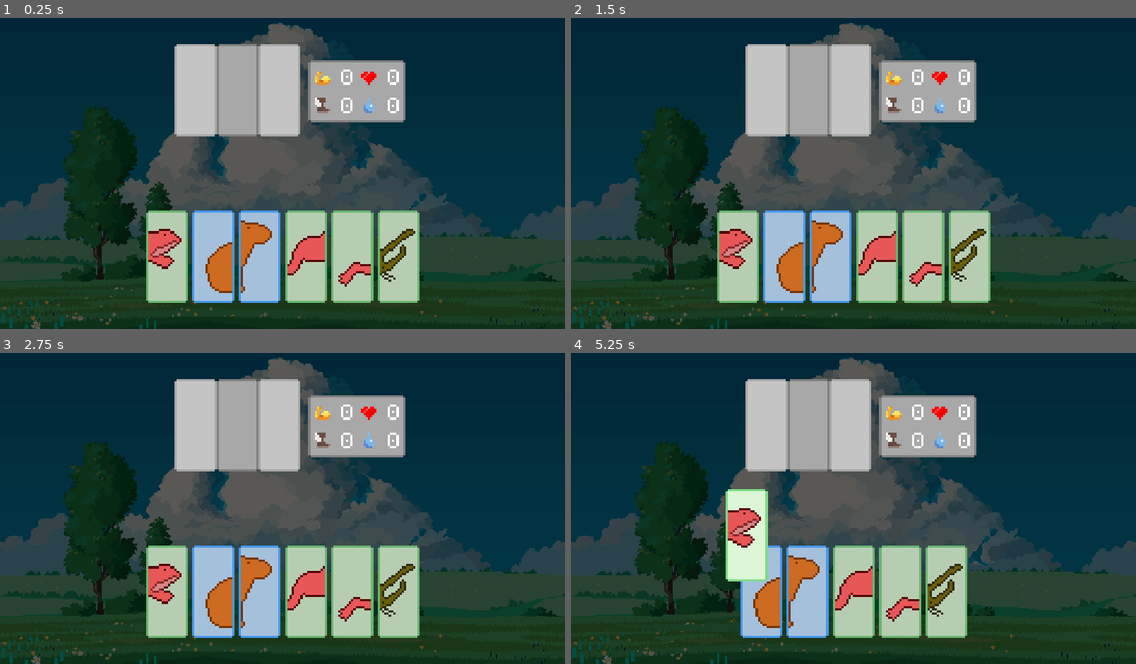
Above: before the commit, frames 1-4 (two rows, left to right).
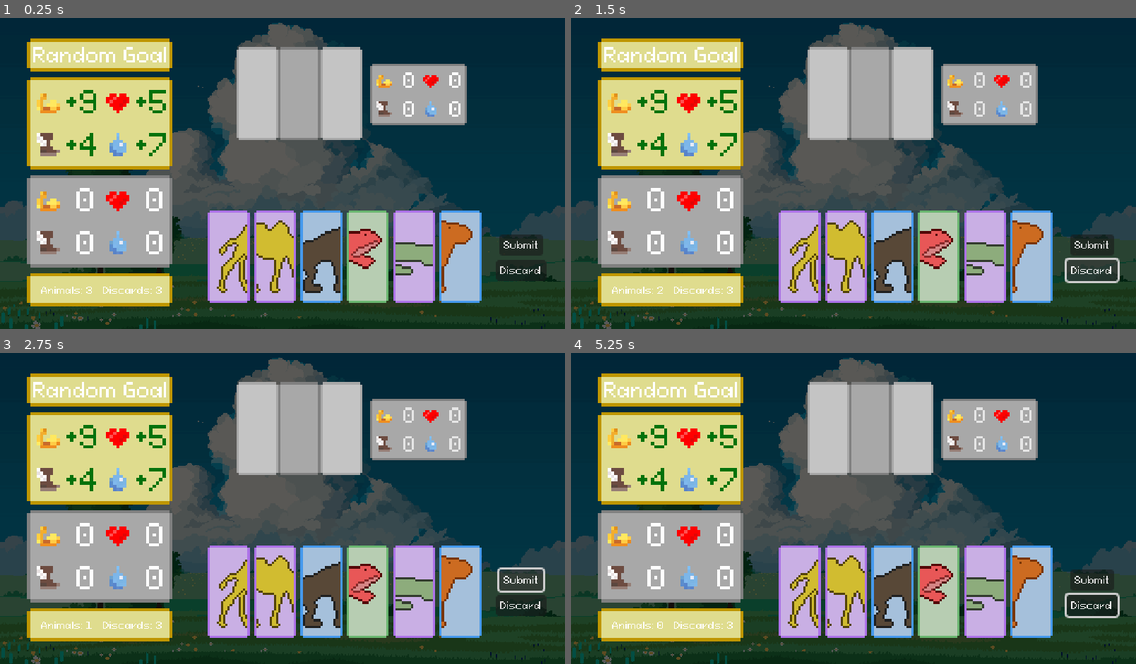
Above: after the commit, the same moments.

Repository: brianyyang/critteria
Game: Godot game, scene res://scenes/challenge/challenge.tscn
Two runs of this game, one before a commit and one after it. Both use one fixed random seed, a clock stepped at 60 frames per second and the inputs below.
Inputs (mouse positions are in pixels of both pictures, inside the frame that each line leads up to):
- Up to frame 1 (0.25 s): no input
- Up to frame 2 (1.5 s): click (1090, 245) at 0.5 s, where only the run after the commit has a clickable "Submit"; click (1090, 269) at 1.25 s, where only the run after the commit has a clickable "Discard"
- Up to frame 3 (2.75 s): click (519, 580) at 2 s, where only the run after the commit has a clickable "Submit"
- Up to frame 4 (5.25 s): click (1090, 604) at 2.75 s, where only the run after the commit has a clickable "Discard"; click (1090, 580) at 3.5 s, where only the run after the commit has a clickable "Submit"; click (1090, 604) at 4.25 s, where only the run after the commit has a clickable "Discard"; tap Enter at 5 s; drag from (734, 592) to (768, 424) at 5.02 s

The runs differ from the first frame. In frame 1, 48% of the frame differs, in the area x 4-97%, y 6-93%; in frame 2, 48%; in frame 3, 48%; in frame 4, 49%, in the area x 4-98%, y 6-93%.

Commit message:
Game jam version

Diff:
--- a/icon.svg
+++ /dev/null
@@ -1 +0,0 @@
-<svg xmlns="http://www.w3.org/2000/svg" width="128" height="128"><rect width="124" height="124" x="2" y="2" fill="#363d52" stroke="#212532" stroke-width="4" rx="14"/><g fill="#fff" transform="translate(12.322 12.322)scale(.101)"><path d="M105 673v33q407 354 814 0v-33z"/><path fill="#478cbf" d="m105 673 152 14q12 1 15 14l4 67 132 10 8-61q2-11 15-15h162q13 4 15 15l8 61 132-10 4-67q3-13 15-14l152-14V427q30-39 56-81-35-59-83-108-43 20-82 47-40-37-88-64 7-51 8-102-59-28-123-42-26 43-46 89-49-7-98 0-20-46-46-89-64 14-123 42 1 51 8 102-48 27-88 64-39-27-82-47-48 49-83 108 26 42 56 81zm0 33v39c0 276 813 276 814 0v-39l-134 12-5 69q-2 10-14 13l-162 11q-12 0-16-11l-10-65H446l-10 65q-4 11-16 11l-162-11q-12-3-14-13l-5-69z"/><path d="M483 600c0 34 58 34 58 0v-86c0-34-58-34-58 0z"/><circle cx="725" cy="526" r="90"/><circle cx="299" cy="526" r="90"/></g><g fill="#414042" transform="translate(12.322 12.322)scale(.101)"><circle cx="307" cy="532" r="60"/><circle cx="717" cy="532" r="60"/></g></svg>
--- a/project.godot
+++ b/project.godot
@@ -13,7 +13,6 @@
 config/name="Critteria"
 run/main_scene="uid://cw31bqkdsxw7u"
 config/features=PackedStringArray("4.4", "Forward Plus")
-config/icon="res://icon.svg"
 
 [autoload]
 
--- /dev/null
+++ b/resources/card_pile/full_deck.tres
@@ -0,0 +1,45 @@
+[gd_resource type="Resource" script_class="CardPile" load_steps=39 format=3 uid="uid://qmgaal4clhk0"]
+
+[ext_resource type="Script" uid="uid://b0dry3sjhfi2" path="res://resources/animals/parts/animal_part.gd" id="1_cfmnd"]
+[ext_resource type="Script" uid="uid://b8h2tjxlud6o7" path="res://resources/card_pile/card_pile.gd" id="2_73ku1"]
+[ext_resource type="Resource" uid="uid://oicawx1d0bxf" path="res://resources/animals/parts/beetle_head.tres" id="2_efnhw"]
+[ext_resource type="Resource" uid="uid://cwrxnyqxvbmph" path="res://resources/animals/parts/beetle_lower.tres" id="3_887xy"]
+[ext_resource type="Resource" uid="uid://bqe2mohl61haf" path="res://resources/animals/parts/beetle_torso.tres" id="4_8lbin"]
+[ext_resource type="Resource" uid="uid://c41bqbj7thu6j" path="res://resources/animals/parts/camel_lower.tres" id="5_jjonl"]
+[ext_resource type="Resource" uid="uid://lddf8bv882od" path="res://resources/animals/parts/camel_head.tres" id="6_60k8g"]
+[ext_resource type="Resource" uid="uid://cy82lmofif0ao" path="res://resources/animals/parts/camel_torso.tres" id="7_yebh0"]
+[ext_resource type="Resource" uid="uid://ddop764tb24l1" path="res://resources/animals/parts/capybara_head.tres" id="8_wpp8l"]
+[ext_resource type="Resource" uid="uid://d0md7nfqvy36i" path="res://resources/animals/parts/capybara_lower.tres" id="9_gb114"]
+[ext_resource type="Resource" uid="uid://d07b1vabbmpc8" path="res://resources/animals/parts/capybara_torso.tres" id="10_8ts8l"]
+[ext_resource type="Resource" uid="uid://dd6we1cr6u5hb" path="res://resources/animals/parts/cat_head.tres" id="11_qhr2t"]
+[ext_resource type="Resource" uid="uid://dmrefku4i44m0" path="res://resources/animals/parts/cat_lower.tres" id="12_ohsv6"]
+[ext_resource type="Resource" uid="uid://ck5yisnxy7u1c" path="res://resources/animals/parts/cat_torso.tres" id="13_kw6t4"]
+[ext_resource type="Resource" uid="uid://djxrvmce4upw6" path="res://resources/animals/parts/chimpanzee_head.tres" id="14_mbhxv"]
+[ext_resource type="Resource" uid="uid://ds17o6qs14aju" path="res://resources/animals/parts/chimpanzee_lower.tres" id="15_j5uoh"]
+[ext_resource type="Resource" uid="uid://b84pr6baofr7t" path="res://resources/animals/parts/chimpanzee_torso.tres" id="16_5xgc5"]
+[ext_resource type="Resource" uid="uid://c01vrwcsrys2k" path="res://resources/animals/parts/crocodile_head.tres" id="17_54rab"]
+[ext_resource type="Resource" uid="uid://blcvb7uaa1egh" path="res://resources/animals/parts/crocodile_lower.tres" id="18_ruv61"]
+[ext_resource type="Resource" uid="uid://d00ti0sfjsdyp" path="res://resources/animals/parts/crocodile_torso.tres" id="19_hjggo"]
+[ext_resource type="Resource" uid="uid://bkl708ll64i2p" path="res://resources/animals/parts/dolphin_head.tres" id="20_7xoli"]
+[ext_resource type="Resource" uid="uid://c5ty6itlg8hf3" path="res://resources/animals/parts/dolphin_lower.tres" id="21_igqpg"]
+[ext_resource type="Resource" uid="uid://fsbw6bk4e7k5" path="res://resources/animals/parts/dolphin_torso.tres" id="22_eaoa2"]
+[ext_resource type="Resource" uid="uid://cis3yao0x75gb" path="res://resources/animals/parts/frog_head.tres" id="23_6lf4r"]
+[ext_resource type="Resource" uid="uid://d4a3v7exxhy45" path="res://resources/animals/parts/frog_lower.tres" id="24_vwjwh"]
+[ext_resource type="Resource" uid="uid://6qadxi7ohg25" path="res://resources/animals/parts/frog_torso.tres" id="25_8guyt"]
+[ext_resource type="Resource" uid="uid://4gm5l2nnvfxr" path="res://resources/animals/parts/hippo_head.tres" id="26_ctaay"]
+[ext_resource type="Resource" uid="uid://hlxkq8t4n2uw" path="res://resources/animals/parts/hippo_lower.tres" id="27_v2pjx"]
+[ext_resource type="Resource" uid="uid://bxw4ww06vwrtg" path="res://resources/animals/parts/hippo_torso.tres" id="28_pgdvv"]
+[ext_resource type="Resource" uid="uid://cf1droyc2jvx7" path="res://resources/animals/parts/horse_head.tres" id="29_c2hvs"]
+[ext_resource type="Resource" uid="uid://buq6xe5w66gqm" path="res://resources/animals/parts/horse_lower.tres" id="30_y04o2"]
+[ext_resource type="Resource" uid="uid://blsgetvb4njaq" path="res://resources/animals/parts/horse_torso.tres" id="31_cplm2"]
+[ext_resource type="Resource" uid="uid://bh2ticggtrnn0" path="res://resources/animals/parts/ostrich_head.tres" id="32_0eco4"]
+[ext_resource type="Resource" uid="uid://rvlt3uw22suj" path="res://resources/animals/parts/ostrich_lower.tres" id="33_38ank"]
+[ext_resource type="Resource" uid="uid://cqo85pygywa6k" path="res://resources/animals/parts/ostrich_torso.tres" id="34_4pgus"]
+[ext_resource type="Resource" uid="uid://c8dnuek374tel" path="res://resources/animals/parts/turtle_head.tres" id="35_bscqp"]
+[ext_resource type="Resource" uid="uid://sxy1i1w32fie" path="res://resources/animals/parts/turtle_lower.tres" id="36_h4ay3"]
+[ext_resource type="Resource" uid="uid://bvkggran8pf1k" path="res://resources/animals/parts/turtle_torso.tres" id="37_n43os"]
+
+[resource]
+script = ExtResource("2_73ku1")
+cards = Array[ExtResource("1_cfmnd")]([ExtResource("2_efnhw"), ExtResource("3_887xy"), ExtResource("4_8lbin"), ExtResource("5_jjonl"), ExtResource("6_60k8g"), ExtResource("7_yebh0"), ExtResource("8_wpp8l"), ExtResource("9_gb114"), ExtResource("10_8ts8l"), ExtResource("11_qhr2t"), ExtResource("12_ohsv6"), ExtResource("13_kw6t4"), ExtResource("14_mbhxv"), ExtResource("15_j5uoh"), ExtResource("16_5xgc5"), ExtResource("17_54rab"), ExtResource("18_ruv61"), ExtResource("19_hjggo"), ExtResource("20_7xoli"), ExtResource("21_igqpg"), ExtResource("22_eaoa2"), ExtResource("23_6lf4r"), ExtResource("24_vwjwh"), ExtResource("25_8guyt"), ExtResource("26_ctaay"), ExtResource("27_v2pjx"), ExtResource("28_pgdvv"), ExtResource("29_c2hvs"), ExtResource("30_y04o2"), ExtResource("31_cplm2"), ExtResource("32_0eco4"), ExtResource("33_38ank"), ExtResource("34_4pgus"), ExtResource("35_bscqp"), ExtResource("36_h4ay3"), ExtResource("37_n43os")])
+metadata/_custom_type_script = "uid://b8h2tjxlud6o7"
--- /dev/null
+++ b/resources/challenges/base_challenge.tres
@@ -0,0 +1,14 @@
+[gd_resource type="Resource" script_class="Challenge" load_steps=2 format=3 uid="uid://orpkf6sgmgiv"]
+
+[ext_resource type="Script" uid="uid://bwtwougsdnho4" path="res://resources/challenges/challenge.gd" id="1_fm5hv"]
+
+[resource]
+script = ExtResource("1_fm5hv")
+name = "Random Goal"
+discard_limit = 3
+animal_limit = 3
+speed = 2
+power = 2
+endurance = 2
+swim = 2
+metadata/_custom_type_script = "uid://bwtwougsdnho4"
--- /dev/null
+++ b/resources/challenges/challenge.gd
@@ -0,0 +1,11 @@
+class_name Challenge
+extends Resource
+
+@export var name: String
+@export var discard_limit: int
+@export var animal_limit: int
+@export_group("Goals")
+@export var speed: int
+@export var power: int
+@export var endurance: int
+@export var swim: int
--- a/scenes/cards/animal_combo.tscn
+++ b/scenes/cards/animal_combo.tscn
@@ -1,19 +1,22 @@
-[gd_scene load_steps=5 format=3 uid="uid://c4lwvrgypfgym"]
+[gd_scene load_steps=6 format=3 uid="uid://c4lwvrgypfgym"]
 
 [ext_resource type="Script" uid="uid://5iqe1ruld7bp" path="res://scripts/body_parts/body_drop_area.gd" id="1_c0ka6"]
 [ext_resource type="Texture2D" uid="uid://px65ibxafwcd" path="res://assets/animal_combo.png" id="1_u0bkr"]
+[ext_resource type="Script" uid="uid://b7u6tyeqmyvel" path="res://scripts/body_parts/animal_combo_handler.gd" id="1_uacow"]
 [ext_resource type="PackedScene" uid="uid://g5dh4rpmqvyg" path="res://scenes/cards/stats_tooltip.tscn" id="3_whtba"]
 
 [sub_resource type="RectangleShape2D" id="RectangleShape2D_rbfse"]
 size = Vector2(38, 84)
 
-[node name="AnimalCombo" type="Control"]
+[node name="AnimalCombo" type="Control" node_paths=PackedStringArray("stats_tooltip")]
 custom_minimum_size = Vector2(114, 84)
 layout_mode = 3
 anchors_preset = 0
 offset_right = 114.0
 offset_bottom = 84.0
 mouse_filter = 2
+script = ExtResource("1_uacow")
+stats_tooltip = NodePath("StatsTooltip")
 
 [node name="LowerDropArea" type="Area2D" parent="." node_paths=PackedStringArray("hovered_sprite", "stats_tooltip")]
 position = Vector2(19, 42)
--- a/scenes/challenge/challenge.tscn
+++ b/scenes/challenge/challenge.tscn
@@ -1,19 +1,19 @@
-[gd_scene load_steps=12 format=3 uid="uid://cw31bqkdsxw7u"]
+[gd_scene load_steps=10 format=3 uid="uid://cw31bqkdsxw7u"]
 
-[ext_resource type="Script" uid="uid://cetyub10cet1q" path="res://scripts/challenge/challenge.gd" id="1_67105"]
+[ext_resource type="Script" uid="uid://qj0rup352e2s" path="res://scripts/challenge/challenge_manager.gd" id="1_67105"]
 [ext_resource type="Texture2D" uid="uid://bpigqxmdjkhk5" path="res://assets/backgrounds/nature_5/orig.png" id="2_1i53p"]
+[ext_resource type="Resource" uid="uid://orpkf6sgmgiv" path="res://resources/challenges/base_challenge.tres" id="2_du8pn"]
 [ext_resource type="PackedScene" uid="uid://c4lwvrgypfgym" path="res://scenes/cards/animal_combo.tscn" id="3_du8pn"]
 [ext_resource type="Script" uid="uid://cfw4ywbh3agh2" path="res://scripts/hand.gd" id="4_s6uem"]
 [ext_resource type="PackedScene" uid="uid://dc2nw2w335ql" path="res://scenes/cards/body_part_ui.tscn" id="5_bwqvu"]
-[ext_resource type="Resource" uid="uid://cis3yao0x75gb" path="res://resources/animals/parts/frog_head.tres" id="6_1e568"]
-[ext_resource type="Resource" uid="uid://d07b1vabbmpc8" path="res://resources/animals/parts/capybara_torso.tres" id="7_mkhl2"]
-[ext_resource type="Resource" uid="uid://ddop764tb24l1" path="res://resources/animals/parts/capybara_head.tres" id="8_xuog0"]
-[ext_resource type="Resource" uid="uid://6qadxi7ohg25" path="res://resources/animals/parts/frog_torso.tres" id="9_gjerw"]
-[ext_resource type="Resource" uid="uid://d4a3v7exxhy45" path="res://resources/animals/parts/frog_lower.tres" id="10_wfg71"]
-[ext_resource type="Resource" uid="uid://oicawx1d0bxf" path="res://resources/animals/parts/beetle_head.tres" id="11_4akn8"]
+[ext_resource type="Resource" uid="uid://qmgaal4clhk0" path="res://resources/card_pile/full_deck.tres" id="7_bwqvu"]
+[ext_resource type="PackedScene" uid="uid://vbu8g5nfw5m4" path="res://scenes/challenge/goal_ui.tscn" id="13_du8pn"]
+[ext_resource type="Theme" uid="uid://cdanta58cjhyd" path="res://main_theme.tres" id="14_s6uem"]
 
-[node name="Contest" type="Node2D"]
+[node name="Challenge" type="Node2D" node_paths=PackedStringArray("goal_ui")]
 script = ExtResource("1_67105")
+challenge = ExtResource("2_du8pn")
+goal_ui = NodePath("GoalUI")
 
 [node name="Background" type="Sprite2D" parent="."]
 modulate = Color(0.377919, 0.377919, 0.377919, 1)
@@ -22,23 +22,26 @@
 texture = ExtResource("2_1i53p")
 centered = false
 
-[node name="ContestUI" type="CanvasLayer" parent="." groups=["ui_layer"]]
+[node name="GoalUI" parent="." instance=ExtResource("13_du8pn")]
+position = Vector2(24, 24)
 
-[node name="AnimalCombo" parent="ContestUI" instance=ExtResource("3_du8pn")]
-offset_left = 158.0
-offset_top = 29.0
-offset_right = 272.0
-offset_bottom = 113.0
+[node name="ChallengeUI" type="CanvasLayer" parent="." groups=["ui_layer"]]
 
-[node name="Hand" type="HBoxContainer" parent="ContestUI"]
+[node name="AnimalCombo" parent="ChallengeUI" instance=ExtResource("3_du8pn")]
+offset_left = 214.0
+offset_top = 32.0
+offset_right = 328.0
+offset_bottom = 116.0
+
+[node name="Hand" type="HBoxContainer" parent="ChallengeUI"]
 anchors_preset = 7
 anchor_left = 0.5
 anchor_top = 1.0
 anchor_right = 0.5
 anchor_bottom = 1.0
-offset_left = -128.0
+offset_left = -72.0
 offset_top = -108.0
-offset_right = 128.0
+offset_right = 184.0
 offset_bottom = -24.0
 grow_horizontal = 2
 grow_vertical = 0
@@ -46,31 +49,26 @@
 size_flags_vertical = 4
 alignment = 1
 script = ExtResource("4_s6uem")
+deck = ExtResource("7_bwqvu")
+body_part_ui_scene = ExtResource("5_bwqvu")
 
-[node name="BodyPartUI" parent="ContestUI/Hand" instance=ExtResource("5_bwqvu")]
-layout_mode = 2
-size_flags_horizontal = 4
-size_flags_vertical = 4
-animal_part = ExtResource("6_1e568")
+[node name="Submit" type="Button" parent="ChallengeUI"]
+offset_left = 452.0
+offset_top = 202.0
+offset_right = 492.0
+offset_bottom = 221.0
+theme = ExtResource("14_s6uem")
+text = "Submit"
 
-[node name="BodyPartUI2" parent="ContestUI/Hand" instance=ExtResource("5_bwqvu")]
-layout_mode = 2
-size_flags_vertical = 4
-animal_part = ExtResource("7_mkhl2")
+[node name="Discard" type="Button" parent="ChallengeUI"]
+offset_left = 449.0
+offset_top = 225.0
+offset_right = 495.0
+offset_bottom = 244.0
+theme = ExtResource("14_s6uem")
+text = "Discard
+"
 
-[node name="BodyPartUI3" parent="ContestUI/Hand" instance=ExtResource("5_bwqvu")]
-layout_mode = 2
-size_flags_vertical = 4
-animal_part = ExtResource("8_xuog0")
-
-[node name="BodyPartUI4" parent="ContestUI/Hand" instance=ExtResource("5_bwqvu")]
-layout_mode = 2
-animal_part = ExtResource("9_gjerw")
-
-[node name="BodyPartUI5" parent="ContestUI/Hand" instance=ExtResource("5_bwqvu")]
-layout_mode = 2
-animal_part = ExtResource("10_wfg71")
-
-[node name="BodyPartUI6" parent="ContestUI/Hand" instance=ExtResource("5_bwqvu")]
-layout_mode = 2
-animal_part = ExtResource("11_4akn8")
+[connection signal="submit_animal" from="ChallengeUI/AnimalCombo" to="GoalUI" method="_on_animal_combo_submit_animal"]
+[connection signal="pressed" from="ChallengeUI/Submit" to="." method="_on_submit_pressed"]
+[connection signal="pressed" from="ChallengeUI/Submit" to="ChallengeUI/AnimalCombo" method="on_submit_animal"]
--- /dev/null
+++ b/scenes/challenge/goal_ui.gd
@@ -0,0 +1,24 @@
+class_name GoalUI
+extends Node2D
+
+@export var title: Label
+@export var animals_label: Label
+@export var discards_label: Label
+@export var goal_tooltip: StatsTooltip
+@export var score_tooltip: StatsTooltip
+
+func _ready() -> void:
+	goal_tooltip.set_sprite(Vector2(4, 0))
+
+func set_challenge_stats_ui(challenge: Challenge):
+	goal_tooltip.set_goal_stats(challenge)
+	title.text = challenge.name
+	animals_label.text = "Animals: " + str(challenge.animal_limit)
+	discards_label.text = "Discards: " + str(challenge.discard_limit)
+
+func set_score_tooltip(animals: Array[Animal]):
+	for animal in animals:
+		score_tooltip.add_animal(animal)
+
+func _on_animal_combo_submit_animal(animals: Array[Animal]) -> void:
+	set_score_tooltip(animals)
--- /dev/null
+++ b/scenes/challenge/goal_ui.tscn
@@ -0,0 +1,115 @@
+[gd_scene load_steps=5 format=3 uid="uid://vbu8g5nfw5m4"]
+
+[ext_resource type="PackedScene" uid="uid://g5dh4rpmqvyg" path="res://scenes/cards/stats_tooltip.tscn" id="1_6da74"]
+[ext_resource type="Script" uid="uid://1vuglbhq7r0c" path="res://scenes/challenge/goal_ui.gd" id="1_tt6xr"]
+[ext_resource type="Texture2D" uid="uid://bx4vp4qkfpb8s" path="res://assets/goal_label.png" id="3_u6wl1"]
+[ext_resource type="Theme" uid="uid://cdanta58cjhyd" path="res://main_theme.tres" id="4_eltqt"]
+
+[node name="GoalUI" type="Node2D" node_paths=PackedStringArray("title", "animals_label", "discards_label", "goal_tooltip", "score_tooltip")]
+script = ExtResource("1_tt6xr")
+title = NodePath("TitleControl/Title")
+animals_label = NodePath("AnimalsControl/Animals")
+discards_label = NodePath("DiscardsControl/Discards")
+goal_tooltip = NodePath("GoalTooltip")
+score_tooltip = NodePath("ScoreTooltip")
+
+[node name="GoalTooltip" parent="." instance=ExtResource("1_6da74")]
+position = Vector2(0, 35)
+scale = Vector2(3, 3)
+
+[node name="ScoreTooltip" parent="." instance=ExtResource("1_6da74")]
+position = Vector2(0, 124)
+scale = Vector2(3, 3)
+
+[node name="TitleBG" type="Sprite2D" parent="."]
+position = Vector2(66, 15)
+scale = Vector2(3, 3)
+texture = ExtResource("3_u6wl1")
+region_enabled = true
+region_rect = Rect2(0, 0, 44, 10)
+
+[node name="TitleControl" type="Control" parent="."]
+layout_mode = 3
+anchors_preset = 0
+offset_left = 3.0
+offset_top = 3.0
+offset_right = 129.0
+offset_bottom = 27.0
+size_flags_horizontal = 4
+size_flags_vertical = 4
+
+[node name="Title" type="Label" parent="TitleControl"]
+custom_minimum_size = Vector2(20, 12)
+layout_mode = 1
+anchors_preset = 8
+anchor_left = 0.5
+anchor_top = 0.5
+anchor_right = 0.5
+anchor_bottom = 0.5
+offset_left = -19.0
+offset_top = -11.0
+offset_right = 21.0
+offset_bottom = 11.0
+grow_horizontal = 2
+grow_vertical = 2
+theme = ExtResource("4_eltqt")
+theme_override_font_sizes/font_size = 18
+text = "Title"
+
+[node name="RoundInfoBG" type="Sprite2D" parent="."]
+position = Vector2(66, 228)
+scale = Vector2(3, 3)
+texture = ExtResource("3_u6wl1")
+region_enabled = true
+region_rect = Rect2(0, 0, 44, 10)
+
+[node name="AnimalsControl" type="Control" parent="."]
+layout_mode = 3
+anchors_preset = 0
+offset_left = 6.0
+offset_top = 216.0
+offset_right = 66.0
+offset_bottom = 240.0
+size_flags_horizontal = 4
+size_flags_vertical = 4
+
+[node name="Animals" type="Label" parent="AnimalsControl"]
+layout_mode = 1
+anchors_preset = 8
+anchor_left = 0.5
+anchor_top = 0.5
+anchor_right = 0.5
+anchor_bottom = 0.5
+offset_left = -23.5
+offset_top = -5.5
+offset_right = 23.5
+offset_bottom = 5.5
+grow_horizontal = 2
+grow_vertical = 2
+theme = ExtResource("4_eltqt")
+text = "Animals: 0"
+
+[node name="DiscardsControl" type="Control" parent="."]
+layout_mode = 3
+anchors_preset = 0
+offset_left = 64.0
+offset_top = 216.0
+offset_right = 127.0
+offset_bottom = 240.0
+
+[node name="Discards" type="Label" parent="DiscardsControl"]
+layout_mode = 1
+anchors_preset = 8
+anchor_left = 0.5
+anchor_top = 0.5
+anchor_right = 0.5
+anchor_bottom = 0.5
+offset_left = -27.0
+offset_top = -5.5
+offset_right = 27.0
+offset_bottom = 5.5
+grow_horizontal = 2
+grow_vertical = 2
+theme = ExtResource("4_eltqt")
+theme_override_font_sizes/font_size = 9
+text = "Discards: 0"
--- /dev/null
+++ b/scripts/body_parts/animal_combo_handler.gd
@@ -0,0 +1,22 @@
+class_name AnimalComboHander
+extends Node
+
+signal submit_animal(animals: Array[Animal])
+signal discard_cards(cards: Array[BodyPartUI])
+
+@export var body_drop_areas: Array[BodyDropArea]
+@export var stats_tooltip: StatsTooltip
+
+func on_submit_animal() -> void:
+	if !has_full_animal():
+		return
+	submit_animal.emit(stats_tooltip.animals)
+	stats_tooltip.animals.clear()
+	stats_tooltip.set_stats()
+	discard_cards.emit(body_drop_areas.map(func(area: BodyDropArea): return area.card_in_area))
+	for drop_area in body_drop_areas:
+		drop_area.occupied = false
+		drop_area.card_in_area.queue_free()
+
+func has_full_animal() -> bool:
+	return body_drop_areas.all(func(area: BodyDropArea): area.occupied)
--- a/scripts/body_parts/stats_tooltip.gd
+++ b/scripts/body_parts/stats_tooltip.gd
@@ -42,3 +42,9 @@
 	var formatted = modifier + str(stat_value)
 	label.text = formatted
 	label.add_theme_color_override("font_color", color)
+
+func set_goal_stats(challenge: Challenge) -> void:
+	format_text(challenge.speed, speed_text)
+	format_text(challenge.power, power_text)
+	format_text(challenge.endurance, endurance_text)
+	format_text(challenge.swim, swim_text)
--- a/scripts/challenge/challenge.gd
+++ /dev/null
@@ -1,11 +0,0 @@
-extends Node2D
-
-
-# Called when the node enters the scene tree for the first time.
-func _ready() -> void:
-	pass # Replace with function body.
-
-
-# Called every frame. 'delta' is the elapsed time since the previous frame.
-func _process(delta: float) -> void:
-	pass
--- /dev/null
+++ b/scripts/challenge/challenge_manager.gd
@@ -0,0 +1,16 @@
+class_name ChallengeManager
+extends Node
+
+@export var challenge: Challenge
+@export var goal_ui: GoalUI
+
+func _ready() -> void:
+	challenge.speed = randi_range(3,10)
+	challenge.power = randi_range(3,10)
+	challenge.endurance = randi_range(3,10)
+	challenge.swim = randi_range(3,10)
+	goal_ui.set_challenge_stats_ui(challenge)
+
+func _on_submit_pressed() -> void:
+	challenge.animal_limit -= 1
+	goal_ui.set_challenge_stats_ui(challenge)
--- a/scripts/hand.gd
+++ b/scripts/hand.gd
@@ -1,10 +1,21 @@
 class_name Hand
 extends HBoxContainer
 
+@export var deck: CardPile
+@export var body_part_ui_scene: PackedScene
+
 func _ready() -> void:
-	for child in get_children():
-		var body_part_ui := child as BodyPartUI
-		body_part_ui.reparent_requested.connect(_on_body_part_ui_reparent_requested)
+	deck.shuffle()
+	var hand: Array[BodyPartUI] = []
+	for i in range(6):
+		var rand_animal_part = deck.draw_card()
+		var new_card: BodyPartUI = body_part_ui_scene.instantiate()
+		new_card.animal_part = rand_animal_part
+		hand.append(new_card)
+
+	for body_part in hand:
+		add_child(body_part)
+		body_part.reparent_requested.connect(_on_body_part_ui_reparent_requested)
 
 func _on_body_part_ui_reparent_requested(child: BodyPartUI) -> void:
 	child.reparent(self)
Binary file added: assets/goal_label.png
Not shown, added: assets/goal_label.png.import
Binary file changed: assets/tooltip_bases.png
Not shown, added: export/index.apple-touch-icon.png.import
Not shown, added: export/index.icon.png.import
Not shown, added: export/index.png.import
Not shown, added: export_presets.cfg
Not shown, removed: icon.svg.import
Not shown, added: resources/challenges/challenge.gd.uid
Not shown, added: scenes/challenge/goal_ui.gd.uid
Not shown, added: scripts/body_parts/animal_combo_handler.gd.uid
Not shown, removed: scripts/challenge/challenge.gd.uid
(and 8 more such lines)
